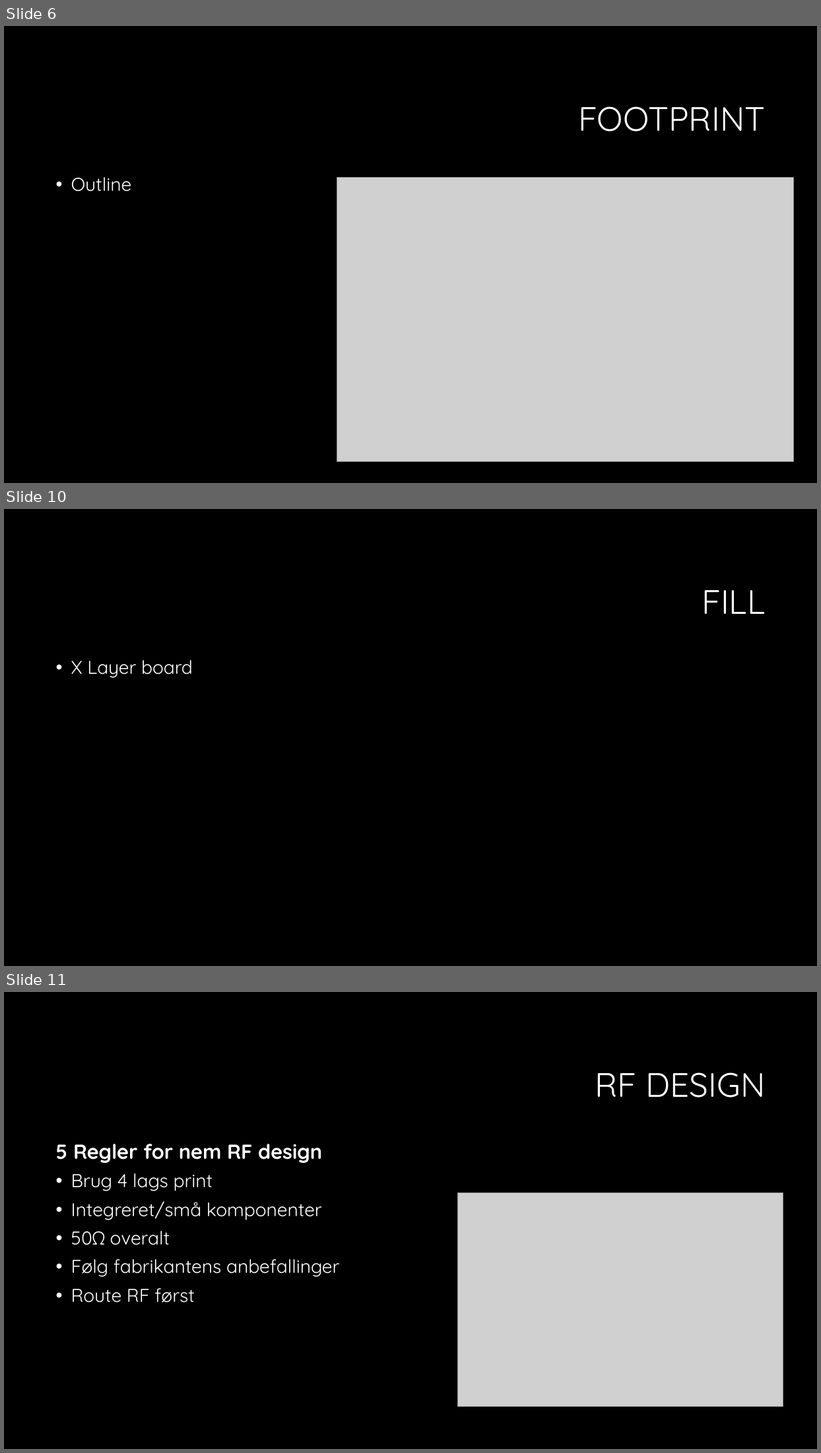
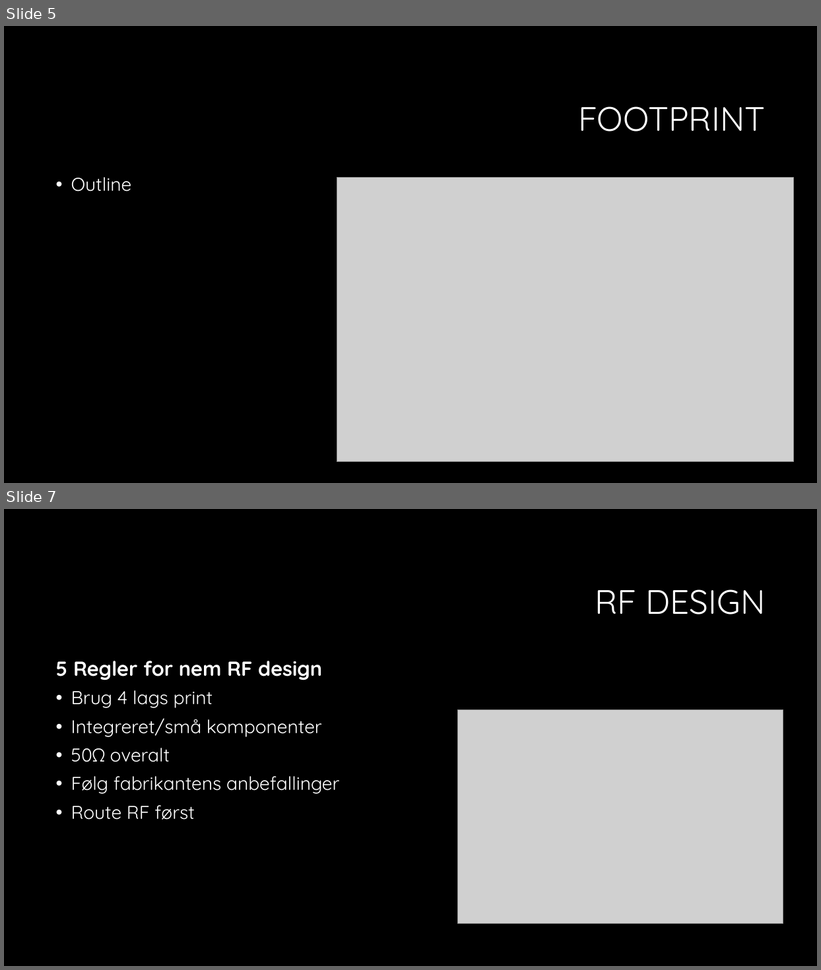
Before and after one commit to gert-lauritsen/Kicad-PCB, a slide deck: Kicad PCB.pptx. Shown one above the other, each under a label of ours: slides 6, 10 and 11 before the commit, slides 5 and 7 after it; the slides between them are not shown. The pictures are 821x1453 and 821x970 pixels, drawn with LibreOffice and Linux fonts; fonts in the diff are those of the drawing; grey boxes stand for pictures; background and template pictures are left out. Boxes give left, top, right and bottom in pixels: in the first picture for what was removed or moved away, otherwise in the second. Text is boxed around its words. In the diff, an @@ line names an element or a change of style, - is before the commit and + after.

```diff
--- a/Kicad PCB.pptx
+++ b/Kicad PCB.pptx
@@ slide 10 removed at (4, 509, 817, 966), background #000000 @@
@@ title removed at (702, 590, 765, 614) @@
-FILL
@@ text removed at (71, 660, 193, 678) @@
-• X Layer board
@@ what was slide 6 is now slide 5 @@
@@ what was slide 11 is now slide 7 @@
```
Also in this commit, not shown: 3 other slides removed.
